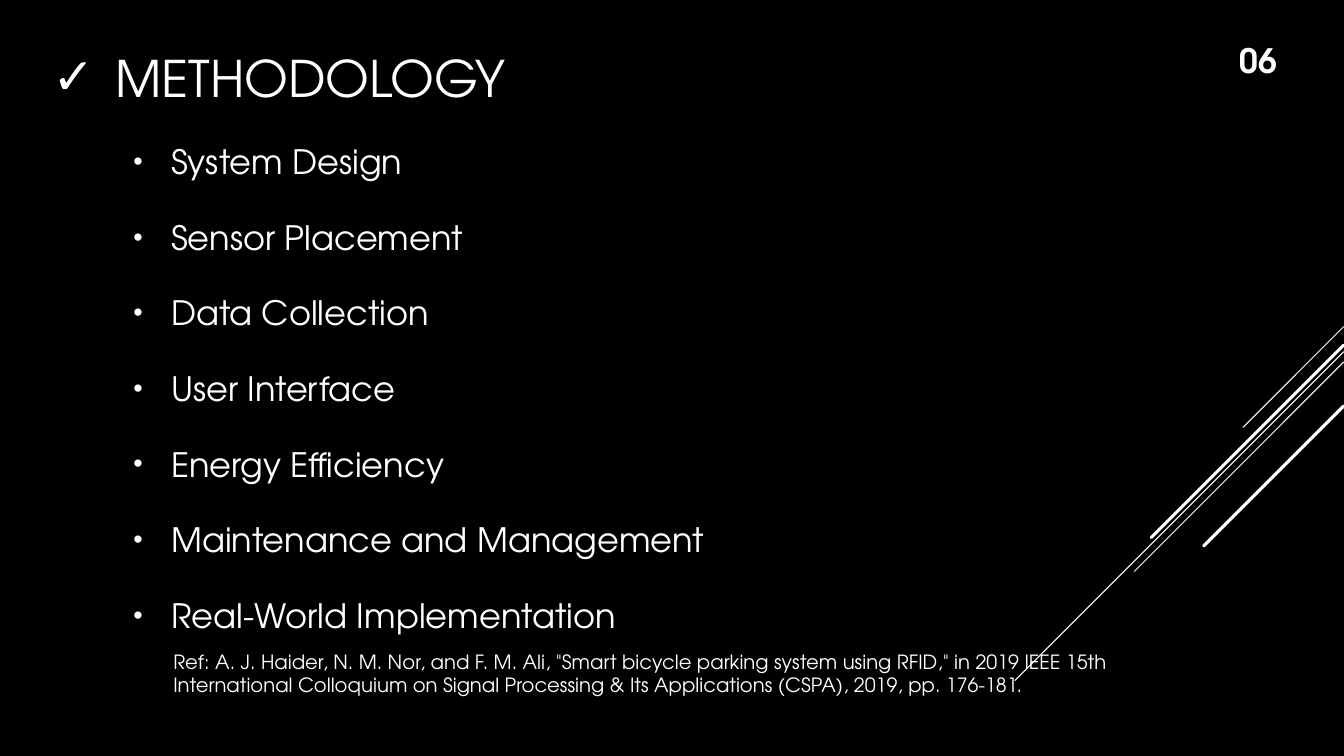
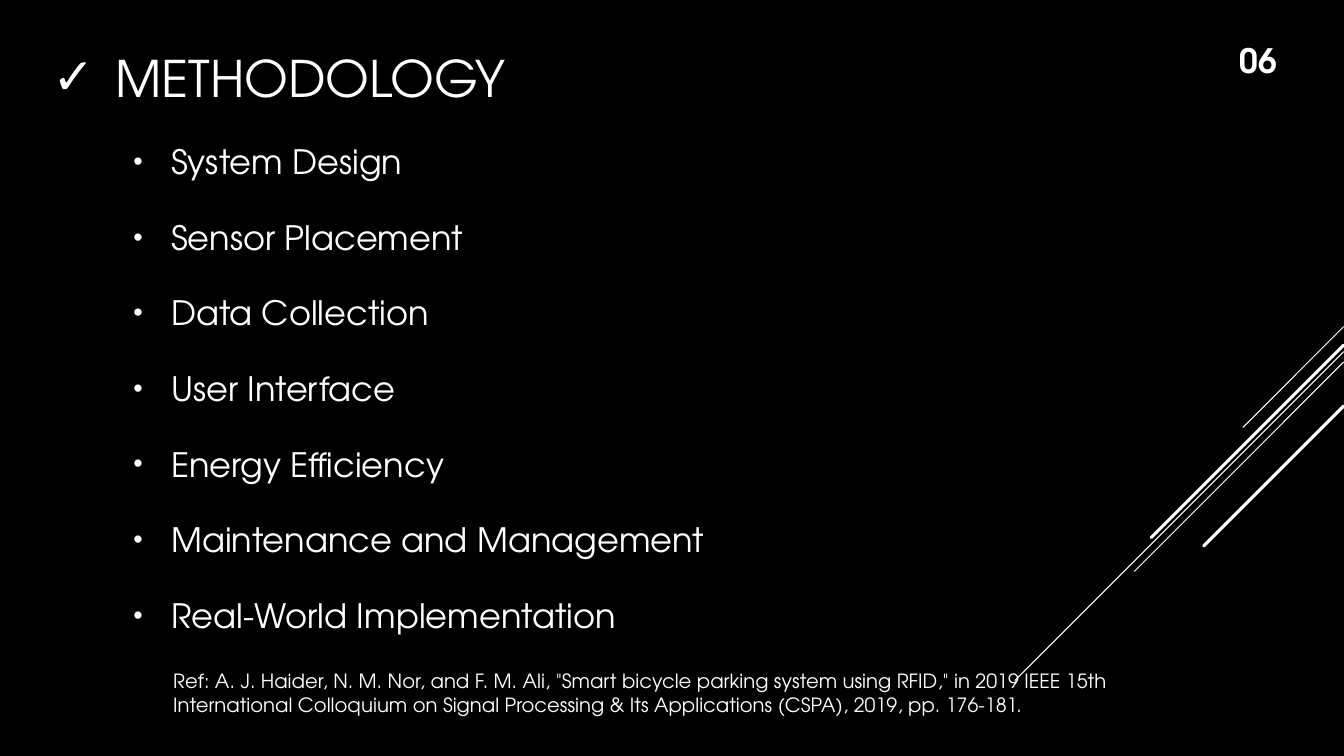
Before and after one commit to istyaque-ahammed/Technical-Writing-and-Presentation, a slide deck: slide 7 of Technical_Presentation.pptx. Drawn at 1344x756 pixels with LibreOffice and Linux fonts; fonts in the diff are those of the drawing. Boxes give left, top, right and bottom in pixels: in the first picture for what was removed or moved away, otherwise in the second. Text is boxed around its words. In the diff, an @@ line names an element or a change of style, - is before the commit and + after.

```diff
--- a/Technical_Presentation.pptx
+++ b/Technical_Presentation.pptx
@@ text "Ref: A. J. Haider, N. ...": place and size @@
-text "Ref: A. J. Haider, N. ..." at box(173, 648, 1106, 697)
+text "Ref: A. J. Haider, N. ..." at box(173, 668, 1106, 717)
```
Also in this commit, not shown: 2 other slides changed.
